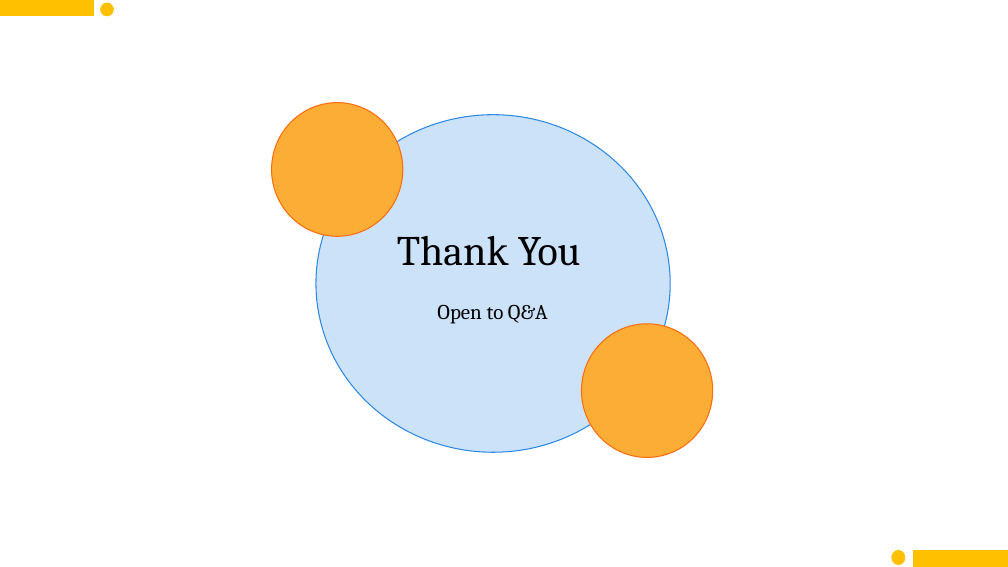
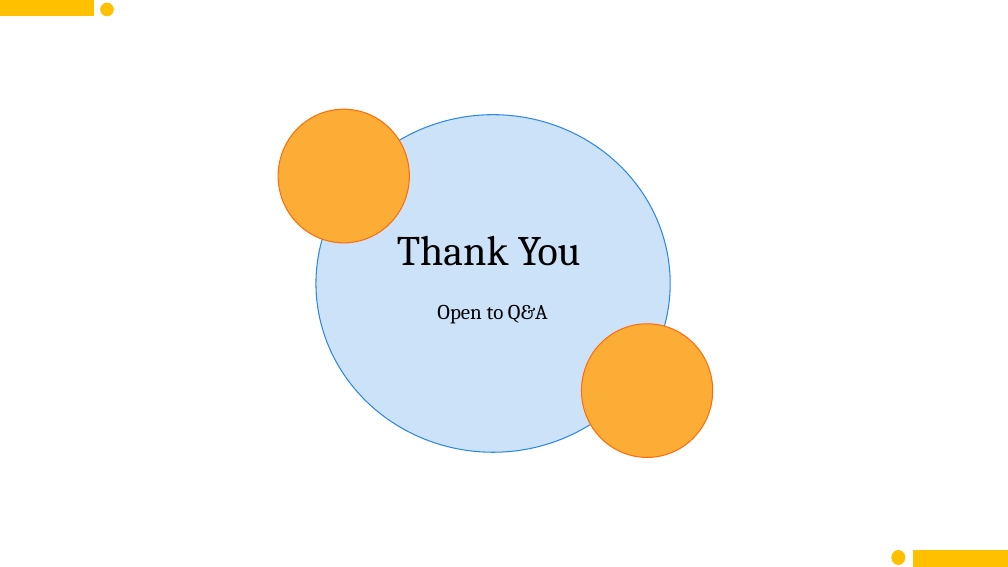
Before and after one commit to imshubhamcodex/ql--resources, a slide deck: slide 24 of mid_sem_RL_interM.pptx. Drawn at 1008x567 pixels with LibreOffice and Linux fonts; fonts in the diff are those of the drawing. Boxes give left, top, right and bottom in pixels: in the first picture for what was removed or moved away, otherwise in the second. Text is boxed around its words. In the diff, an @@ line names an element or a change of style, - is before the commit and + after.

```diff
--- a/mid_sem_RL_interM.pptx
+++ b/mid_sem_RL_interM.pptx
@@ ellipse: place and size @@
-ellipse at <box>271,103,403,237</box>
+ellipse at <box>278,109,410,243</box>
```
Also in this commit, not shown: 15 other slides changed.
